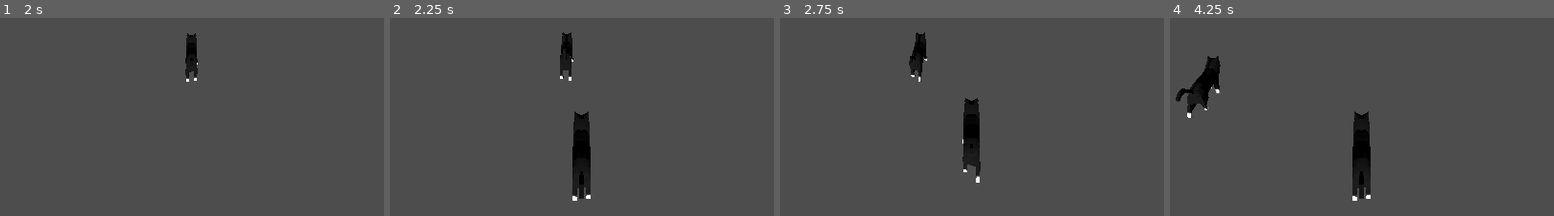
Above: before the commit, frames 1-4 (left to right).
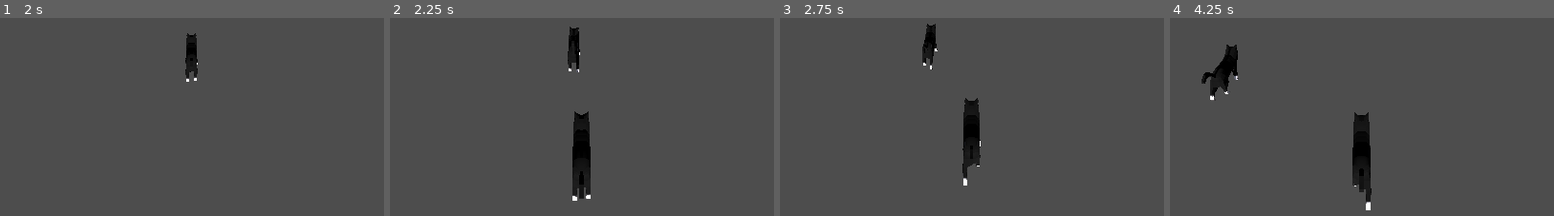
Above: after the commit, the same moments.

Repository: loteque/loop
Game: Godot game, scene res://controller_test.tscn
The game is run twice, just before and just after one commit, with the same random seed, the same clock (stepped at 60 frames per second) and the same inputs. The project has no main scene, so this scene is started directly.
Inputs:
- Up to frame 1 (2 s): tap Enter at 0.5 s; hold W (move_forward) from 0.53 s (still down)
- Up to frame 2 (2.25 s): tap Space (activate_playback) at 2 s; release W (move_forward) at 2.03 s; hold A (strafe_left) from 2.03 s (still down)
- Up to frame 3 (2.75 s): keep holding A (strafe_left)
- Up to frame 4 (4.25 s): release A (strafe_left) at 3.53 s; hold S (move_backward) from 3.53 s (still down)

Frame 1 is identical in both runs. In frame 2, 0.8% of the frame differs, in the area x 44-50%, y 4-32%; in frame 3, 1.3%; in frame 4, 2.4%, in the area x 1-53%, y 13-98%.

Commit message:
refactor recording and playback to use new buffer object

Diff:
--- /dev/null
+++ b/Buffer.gd
@@ -0,0 +1,54 @@
+class_name Buffer
+extends RefCounted
+
+var size: int
+var max_count: int
+var store: Dictionary = {}
+var NAV := NotaValue.new()
+
+
+func _trim_store(key) -> void:
+    store[key].pop_front()
+    var diff: int = (store[key].size() - 1) - max_count
+    if diff > 0: store[key] = store[key].slice(0, diff)
+
+
+func _update_store(key: StringName, value: Variant) -> void:
+    store[key].push_back(value)
+
+
+func _add_store(key: StringName) -> void:
+    store.merge({key: []})
+
+
+func _delete_store(key: StringName) -> void:
+    store.erase(key)
+
+
+func update(key: StringName, value: Variant) -> Buffer:
+    var count: int = store[key].size() - 1
+    if count >= max_count: _trim_store(key)
+    if store.has(key): _update_store(key, value); return self
+    _add_store(key)
+    _update_store(key, value)
+    return self
+
+
+func has_at_index(key: StringName, index: int, value: Variant) -> bool:
+    if store[key][index] != value: return false
+    return true
+
+
+func retrieve(key: StringName, index: int) -> Variant:
+    if not store.has(key): return NAV
+    if store[key].size() - 1 < index: return NAV
+    return store[key][index]
+
+
+func _init(_size: int) -> void:
+    self.size = _size
+    self.max_count = _size - 1
+
+
+class NotaValue:
+    const VALUE = null
--- /dev/null
+++ b/RecBuff.gd
@@ -0,0 +1,109 @@
+class_name RecBuff
+extends Buffer
+
+enum {
+    POSITION,
+    ROTATION,
+    VELOCITY,
+    CURR_ANI,
+    ANIM_POS,
+}
+const keys: Dictionary = {
+    POSITION: "position",
+    ROTATION: "rotation",
+    VELOCITY: "velocity",
+    CURR_ANI: "curr_ani",
+    ANIM_POS: "anim_pos",
+}
+var node_3d: Node3D
+var aplayer: AnimationPlayer
+var _frame_index := [0,0,0,0,0]
+
+
+func _write_trans_frame(position: Vector3, rotation: Vector3, velocity: Vector3) -> void:
+    update(keys[POSITION], position)
+    update(keys[ROTATION], rotation)
+    update(keys[VELOCITY], velocity)
+
+
+func _write_null_ani_frame() -> void:
+    update(keys[CURR_ANI], null)
+    update(keys[ANIM_POS], 0.0)
+
+
+func _write_ani_frame(current_animation: StringName, current_animation_position: float) -> void:
+    update(keys[CURR_ANI], current_animation)
+    update(keys[ANIM_POS], current_animation_position)
+
+
+func write_frame() -> void:
+    _write_trans_frame(node_3d.position, node_3d.rotation, node_3d.velocity)
+    if not aplayer: return
+    if not aplayer.current_animation: _write_null_ani_frame(); return
+    _write_ani_frame(aplayer.current_animation, aplayer.current_animation_position)
+
+
+func _get_frame_index(key, frame) -> int:
+    if frame > store[key].size(): return 0
+    var next_value = retrieve(key, frame)
+    if next_value is NotaValue:
+        return 0
+    return frame + 1
+
+
+func _update_frame_index(store_enum: int) -> void:
+    _frame_index[store_enum] = _get_frame_index(keys[store_enum], _frame_index[store_enum])
+
+
+func _playback_trans_frame() -> void:
+    var position = retrieve(keys[POSITION], _frame_index[POSITION])
+    _update_frame_index(POSITION)
+    var rotation = retrieve(keys[ROTATION], _frame_index[ROTATION])
+    _update_frame_index(ROTATION)
+    var velocity = retrieve(keys[VELOCITY], _frame_index[VELOCITY])
+    _update_frame_index(VELOCITY)
+    if not position is NotaValue: node_3d.position = position
+    if not position is NotaValue: node_3d.rotation = rotation
+    if not position is NotaValue: node_3d.velocity = velocity
+
+
+func _playback_anim_frame() -> void:
+    if aplayer.current_animation == null:
+        _update_frame_index(CURR_ANI)
+        _update_frame_index(ANIM_POS)
+        return
+    var current_animation = retrieve(keys[CURR_ANI], _frame_index[ROTATION])
+    if current_animation == null:
+        aplayer.pause()
+        _update_frame_index(CURR_ANI)
+        _update_frame_index(ANIM_POS)
+        return
+    if current_animation is NotaValue: return
+    aplayer.current_animation = current_animation
+    _update_frame_index(CURR_ANI)
+    _update_frame_index(ANIM_POS)
+    var current_animation_position = retrieve(keys[ANIM_POS], _frame_index[ANIM_POS])
+    if not current_animation_position is float: return
+    aplayer.play()
+    aplayer.seek(current_animation_position)
+    _update_frame_index(ANIM_POS)
+    _update_frame_index(CURR_ANI)
+
+
+func playback_frame() -> void:
+    _playback_trans_frame()
+    _playback_anim_frame()
+
+
+func _init(_size: int, _node_3d: Node3D, _aplayer: AnimationPlayer = null) -> void:
+    size = _size
+    max_count = size - 1
+    node_3d = _node_3d
+    aplayer = _aplayer
+    store = {
+        keys[POSITION]: [],
+        keys[ROTATION]: [],
+        keys[VELOCITY]: [],
+        keys[CURR_ANI]: [],
+        keys[ANIM_POS]: [],
+    }
--- a/player_controller.gd
+++ b/player_controller.gd
@@ -9,22 +9,16 @@
 @export var max_rec_frames: int = 360
 @export var ani_player: AnimationPlayer
 
+@onready var rec_buff = RecBuff.new(260, self, ani_player)
+
 var is_playback: bool = false
-var curr_frame_index: int = 0
-var recording_buffer := {
-    "position": [],
-    "rotation": [],
-    "velocity": [],
-    "curr_ani": [],
-    "anim_pos": [],
-}
 
 
 ## sets the velocity of the player based on detected Input values.
 ## returns true if the player has velocity, false otherwise.
 func apply_player_inputs() -> bool:
     # stop movement when the player is not holding any movement keys
-    if not Input.is_action_pressed("move_forward") and not Input.is_action_pressed("move_backward"):
+    if not Input.is_action_pressed("move_forward") and not Input.is_action_pressed("move_backward") and not Input.is_action_pressed("strafe_left") and not Input.is_action_pressed("strafe_right"):
         velocity = Vector3(0, 0, 0)
     # update velocity with inputs
     if Input.is_action_pressed("move_forward"):
@@ -51,75 +45,11 @@
         ani_player.pause()
 
 
-## delete the front and shift indicies if buffer size is at max_rec_frames.
-func limit_buffer_size() -> void:
-    if recording_buffer.position.size() - 1 >= max_rec_frames:
-        recording_buffer.position.pop_front()
-    if recording_buffer.rotation.size() - 1 >= max_rec_frames:
-        recording_buffer.rotation.pop_front()
-    if recording_buffer.velocity.size() - 1 >= max_rec_frames:
-        recording_buffer.rotation.pop_front()
-    if recording_buffer.curr_ani.size() - 1 >= max_rec_frames:
-        recording_buffer.curr_ani.pop_front()
-    if recording_buffer.anim_pos.size() - 1 >= max_rec_frames:
-        recording_buffer.anim_pos.pop_front()
-
-
-## record a null animation frame
-func rec_null_ani_frame() -> void:
-    recording_buffer.curr_ani.push_back(null)
-    recording_buffer.anim_pos.push_back(0.0)
-
-
-## records data per frame for the controller
-func record_frame() -> void:
-    recording_buffer.position.push_back(position)
-    recording_buffer.rotation.push_back(rotation)
-    recording_buffer.velocity.push_back(velocity)
-    if not ani_player.current_animation: rec_null_ani_frame(); return
-    recording_buffer.curr_ani.push_back(ani_player.current_animation)
-    recording_buffer.anim_pos.push_back(ani_player.current_animation_position)
-
-
-## update the recording_buffer buffer and limit it's size.
-func update_recording_buffer() -> void:
-    limit_buffer_size()
-    record_frame()
-
-
-## get the next frame in the playback loop;
-## returns an index value as an integer.
-func get_next_frame_index(frame_index: int) -> int:
-    if frame_index >= max_rec_frames: return 0
-    if frame_index + 1 <= recording_buffer.position.size() - 1: return frame_index + 1
-    return 0
-
-
-## playback a frame's translation data from the recording buffer by index
-func playback_translation_frame(frame_index: int) -> void:
-    position = recording_buffer.position[frame_index]
-
-
-## playback a frame's animation data from the recording buffer by index
-func playback_anim_frame(frame_index: int) -> void:
-    if recording_buffer.curr_ani[frame_index] == null: ani_player.pause(); return
-    ani_player.play(recording_buffer.curr_ani[frame_index])
-    ani_player.seek(recording_buffer.anim_pos[frame_index])
-
-
-## playback a frame from the recording buffer by index, then
-## increment the current frame index value
-func playback_frame(frame_index:int) -> void:
-    playback_translation_frame(frame_index)
-    playback_anim_frame(frame_index)
-    curr_frame_index = get_next_frame_index(frame_index)
-
-
 ## duplicate the player, set duplicate as player, add new player to scene
 func spawn_new_player_instance() -> void:
-    var new_self = duplicate()
+    var new_self = self.duplicate()
+    get_parent().add_child(new_self)
     new_self.is_playback = false
-    get_parent().add_child(new_self)
 
 
 ## set the current player to playback mode, spawn a new player instance
@@ -136,10 +66,9 @@
 
 
 func _physics_process(_delta) -> void:
-    ## if playback is active player loses control of this instance
     if is_activate_playback_just_pressed(): activate_playback()
-    if is_playback: playback_frame(curr_frame_index); return
+    if is_playback: rec_buff.playback_frame(); return
     var is_moving = apply_player_inputs()
     toggle_walk_animation_on(is_moving)
     move_and_slide()
-    update_recording_buffer()
+    rec_buff.write_frame()
Not shown, added: Buffer.gd.uid
Not shown, added: RecBuff.gd.uid
